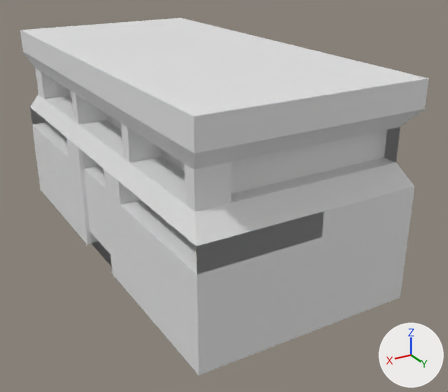
The Blender file Assets/Props/banheiro.blend as it was, and as the next commit left it.
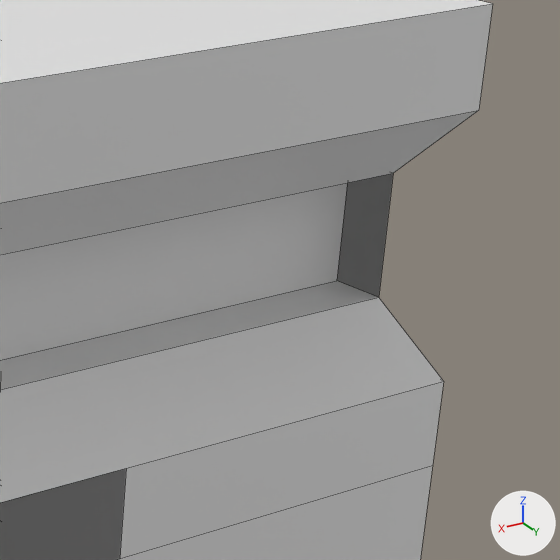
Each version appears first whole from a 50 mm lens placed at (14.2, 27.3, 10.5), pointed at (-1.1, 1.8, -2.3), and next in a close-up on the part from 64% to 100% of the width and 20% to 61% of the height. The lights are fixed; the arrows at lower right show +X, +Y and +Z. The first two pictures are the older version. The close-ups show mesh edges as thin lines. Objects named as collision shapes, trigger or cutter boxes, shadow casters or lower levels of detail are left out.

Names of what the first close-up shows: 'Banheiro_LOD0'.
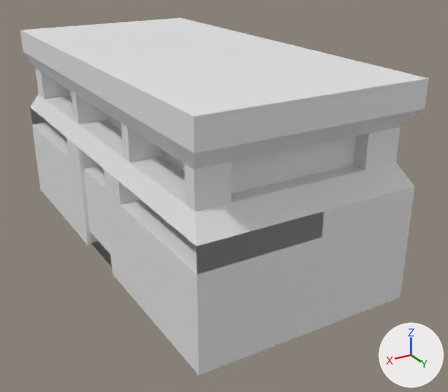
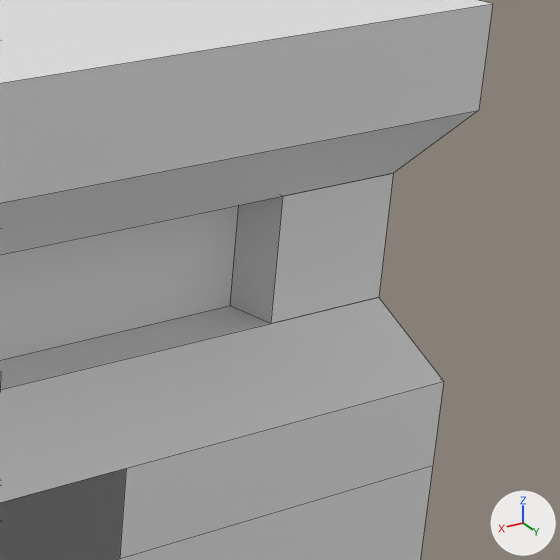
What differs and where, as boxes [x1, y1, x2, y2] in the close-ups (560 x 560 px):
part 1 of me_cube, built on: before [337, 174, 393, 297]; after [230, 173, 393, 324]

Diff of the bpy script that builds the scene:
```diff
--- a/Assets/Props/banheiro.blend.py
+++ b/Assets/Props/banheiro.blend.py
@@ me_cube @@
 # used by ob_banheiro_lod0; location = (0.0, -0.08, 0.0); scale = (5.27, 10.6, 5.05)
 # verts and faces of me_cube; kept vertices keep their numbers, new ones are numbered from 260
 # before: 22 (-0.92, 0.92, 0.58) at pixel (393, 173), 23 (-0.92, 0.92, 0.27) at pixel (378, 297), 126 (-0.92, 0.86, 0.58), 127 (-0.92, 0.86, 0.27) at pixel (336, 280)
-me_cube.from_pydata(...)  # 260 vertices, 262 faces; spans x -1.0..1.0, y -1.0..1.0, z -1.0..1.0
+me_cube.from_pydata(...)  # 272 vertices, 274 faces; spans x -1.0..1.0, y -1.0..1.0, z -1.0..1.0
+# me_cube part 1
+delete_faces([(22, 126, 127, 23)])
+for new, old in zip([*range(260, 264)], [22, 23, 126, 127]): verts[new] = verts[old] + (0.33, 0.0, 0.0)
+faces += [(23, 261, 263, 127), (260, 262, 263, 261), (22, 260, 261, 23), (22, 126, 262, 260), (126, 127, 263, 262)]
+# other edits to the shape of me_cube do not show in these pictures
 me_cube.materials.append(mat_material)
```
